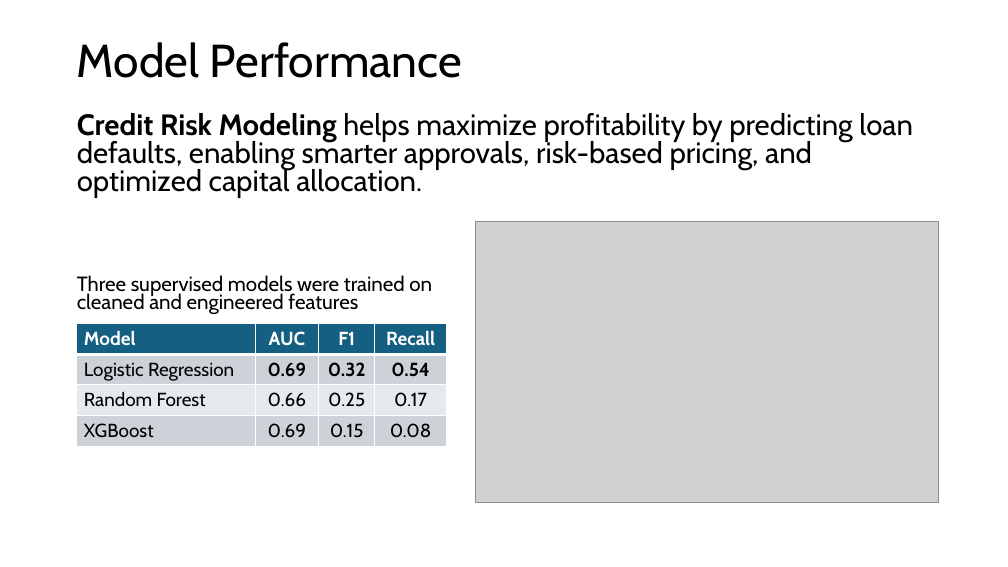
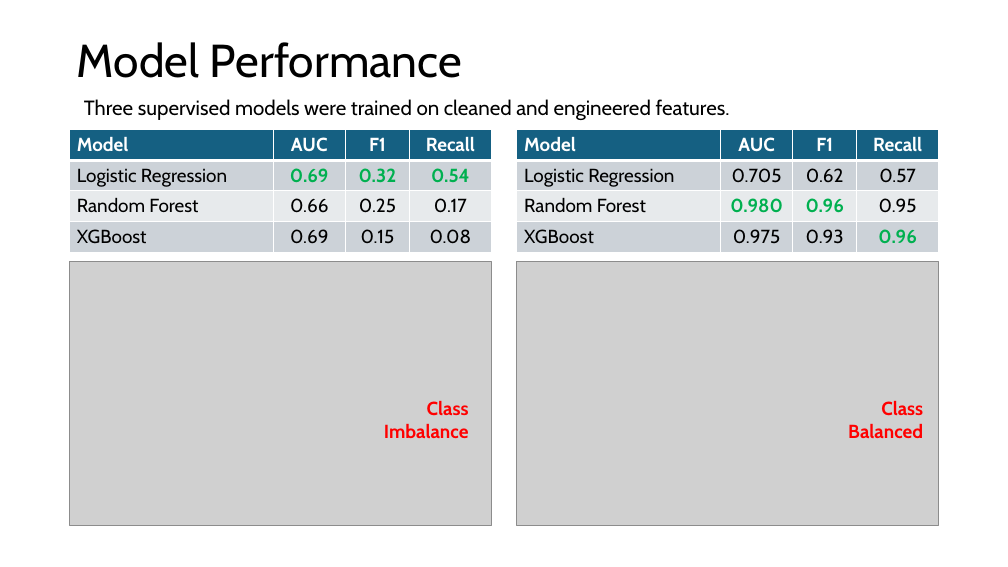
Before and after one commit to mvsundaresan/LendingClub, a slide deck: slide 5 of LendingClubAnalysis.pptx. Drawn at 1008x567 pixels with LibreOffice and Linux fonts; fonts in the diff are those of the drawing; grey boxes stand for pictures. Boxes give left, top, right and bottom in pixels: in the first picture for what was removed or moved away, otherwise in the second. Text is boxed around its words. In the diff, an @@ line names an element or a change of style, - is before the commit and + after.

```diff
--- a/LendingClubAnalysis.pptx
+++ b/LendingClubAnalysis.pptx
@@ text removed at box(77, 113, 912, 198) @@
-Credit Risk Modeling helps maximize profitability by predicting loan defaults, enabling smarter approvals, risk-based pricing, and optimized capital allocation.
@@ text at box(84, 99, 730, 120): text changed @@
-Three supervised models were trained on cleaned and engineered features
+Three supervised models were trained on cleaned and engineered features.
@@ table at box(70, 129, 492, 252) @@
@@ text colour #000000 to #00B050 in "0.69", "0.32", "0.54" @@
@@ table: place and size @@
-table at box(76, 324, 446, 446)
+table at box(70, 129, 492, 252)
@@ table added at box(516, 129, 938, 252), 4 rows, 4 columns @@
+Model | AUC | F1 | Recall
+Logistic Regression | 0.705 | 0.62 | 0.57
+Random Forest | 0.980 | 0.96 | 0.95
+XGBoost | 0.975 | 0.93 | 0.96
@@ picture: place and size @@
-picture at box(476, 222, 938, 502)
+picture at box(70, 262, 492, 526)
@@ picture added at box(516, 262, 938, 526) @@
@@ text added at box(384, 401, 469, 438), 18 pt, text #FF0000, bold @@
+Class Imbalance
@@ text added at box(848, 401, 923, 438), 18 pt, text #FF0000, bold @@
+Class Balanced
```
Also in this commit, not shown: 2 other slides changed, 2 slides added, 2 slides removed, 1 other file.
